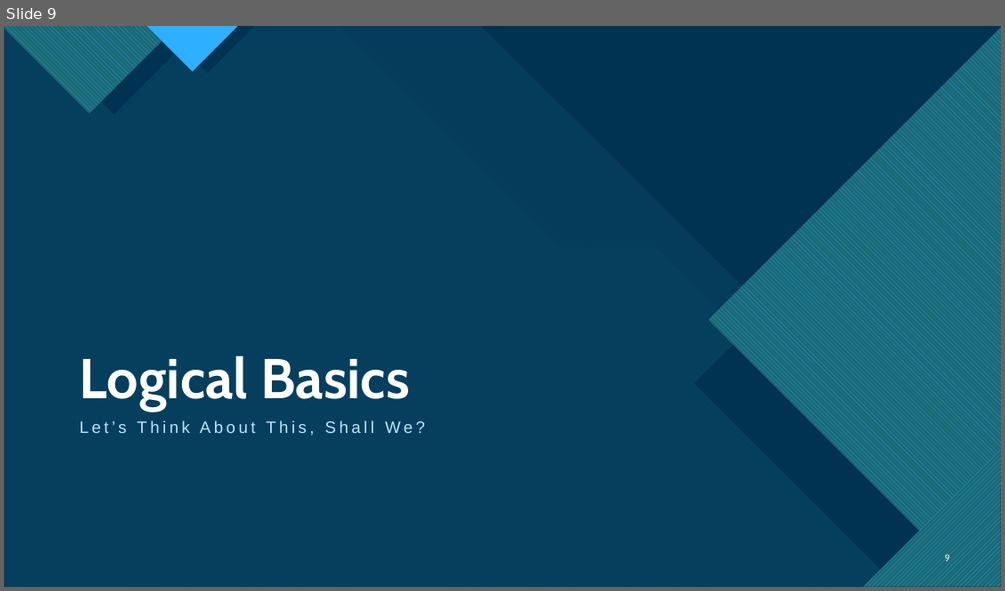
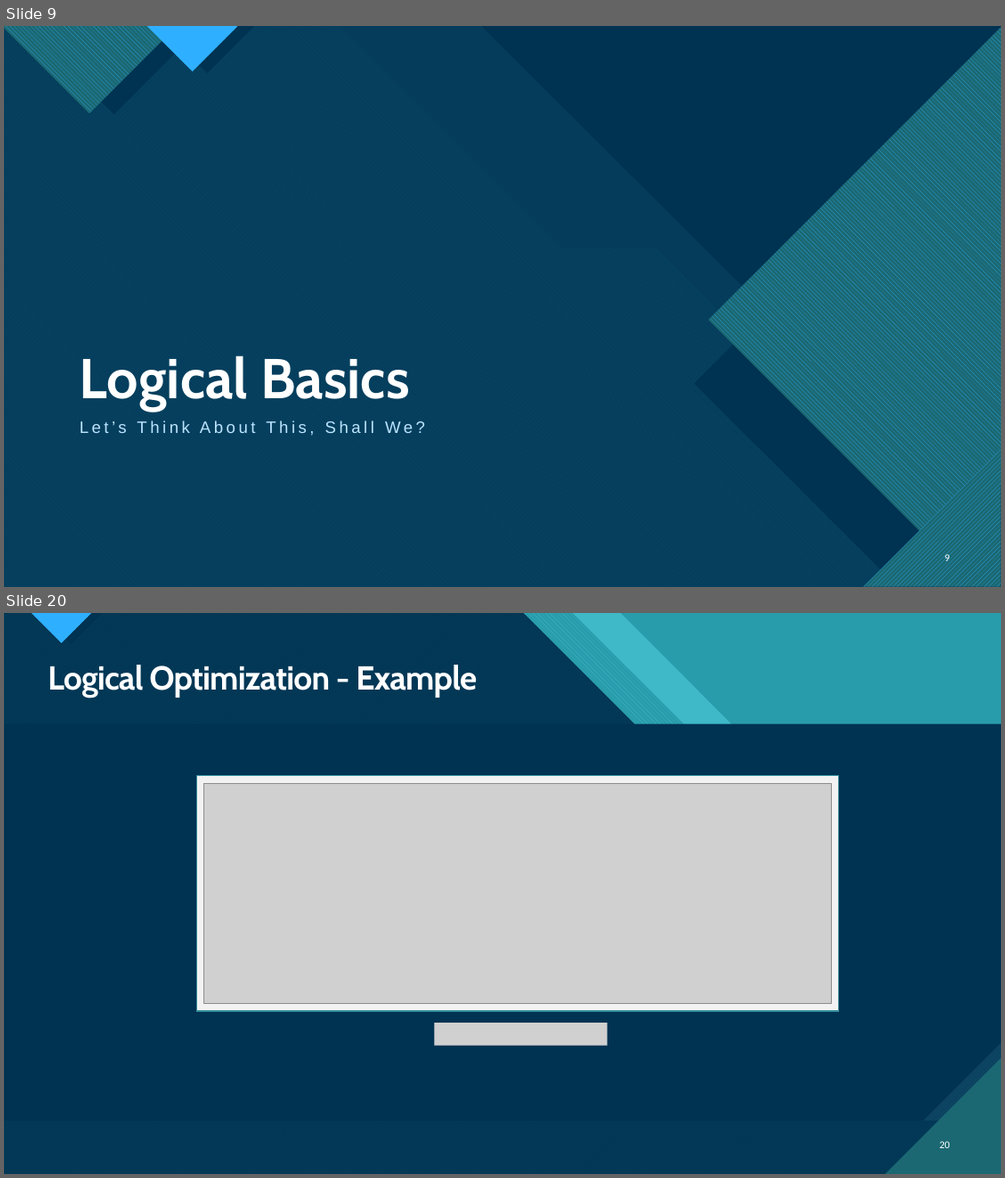
Before and after one commit to Legohead259/OCE4531-Material, a slide deck: presentations/1 - Binary Basics and Boolean Algebra.pptx. Shown one above the other, each under a label of ours: slide 9 before the commit, slides 9 and 20 after it; the slides between them are not shown. The pictures are 1005x591 and 1005x1178 pixels, drawn with LibreOffice and Linux fonts; fonts in the diff are those of the drawing; grey boxes stand for pictures. Boxes give left, top, right and bottom in pixels: in the first picture for what was removed or moved away, otherwise in the second. Text is boxed around its words. In the diff, an @@ line names an element or a change of style, - is before the commit and + after.

```diff
--- a/presentations/1 - Binary Basics and Boolean Algebra.pptx
+++ b/presentations/1 - Binary Basics and Boolean Algebra.pptx
@@ slide 20 added at bbox=[4, 613, 1001, 1174], background #47C3D3; not listed: 14 template elements that a slide beside it also shows @@
@@ rectangle added at bbox=[4, 613, 1001, 1174], fill #299CAB @@
@@ rectangle added at bbox=[4, 613, 1001, 1174], fill #299CAB @@
@@ freeform shape added at bbox=[4, 613, 1001, 1174], fill #47C3D3 at 74% opacity @@
@@ freeform shape added at bbox=[4, 613, 1001, 1174], fill pattern #47C3D3 on #1B6872 @@
@@ title added at bbox=[48, 665, 477, 697], 32 pt, text #FFFFFF, bold @@
+Logical Optimization - Example
@@ rectangle added at bbox=[196, 776, 839, 1012], fill #F2F2F2, outline #35909C 1 pt @@
@@ picture added at bbox=[204, 784, 832, 1004] @@
@@ picture added at bbox=[434, 1022, 607, 1046] @@
@@ page number added at bbox=[939, 1141, 950, 1148], 10 pt, text #FFFFFF @@
+20
```
Also in this commit, not shown: 1 slide changed, 12 other slides added, 1 slide removed.
